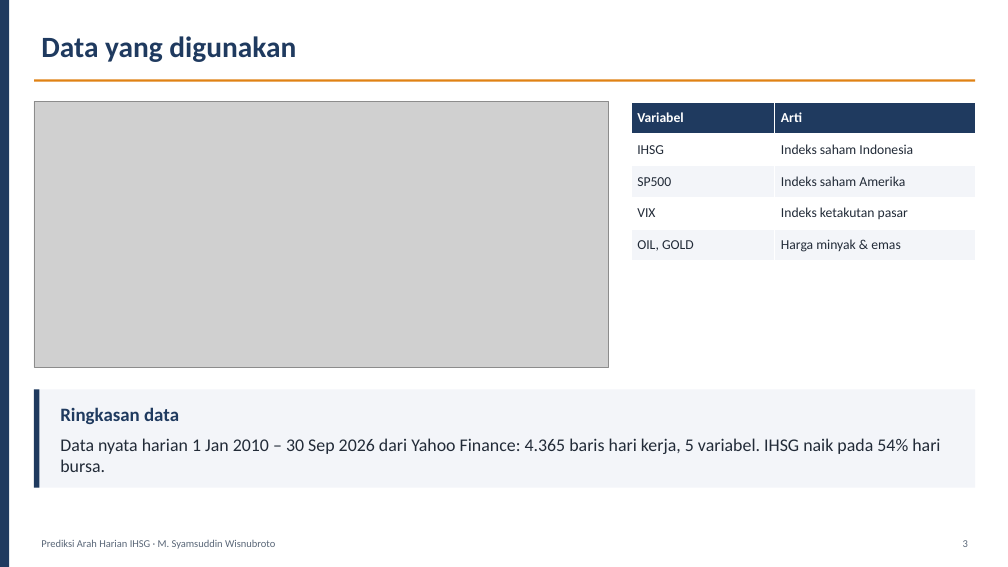
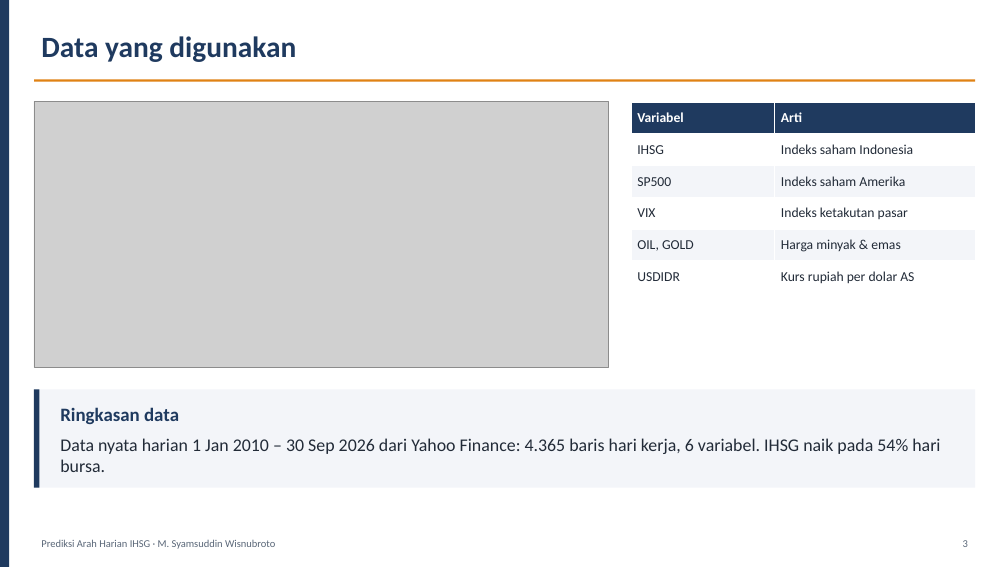
Before and after one commit to syamsuddinexcellent/portfolio-ilmuwan-data, a slide deck: slide 3 of presentation/Presentasi_Ilmuwan_Data_Syamsuddin_Wisnubroto.pptx. Drawn at 1008x567 pixels with LibreOffice and Linux fonts; fonts in the diff are those of the drawing; grey boxes stand for pictures. Boxes give left, top, right and bottom in pixels: in the first picture for what was removed or moved away, otherwise in the second. Text is boxed around its words. In the diff, an @@ line names an element or a change of style, - is before the commit and + after.

```diff
--- a/presentation/Presentasi_Ilmuwan_Data_Syamsuddin_Wisnubroto.pptx
+++ b/presentation/Presentasi_Ilmuwan_Data_Syamsuddin_Wisnubroto.pptx
@@ table at (631,102,975,293) @@
+row 6: USDIDR | Kurs rupiah per dolar AS
@@ text at (60,438,940,472): text changed @@
-Data nyata harian 1 Jan 2010 – 30 Sep 2026 dari Yahoo Finance: 4.365 baris hari kerja, 5 variabel. IHSG naik pada 54% hari bursa.
+Data nyata harian 1 Jan 2010 – 30 Sep 2026 dari Yahoo Finance: 4.365 baris hari kerja, 6 variabel. IHSG naik pada 54% hari bursa.
```
Also in this commit, not shown: 9 other slides changed, 32 other files.
